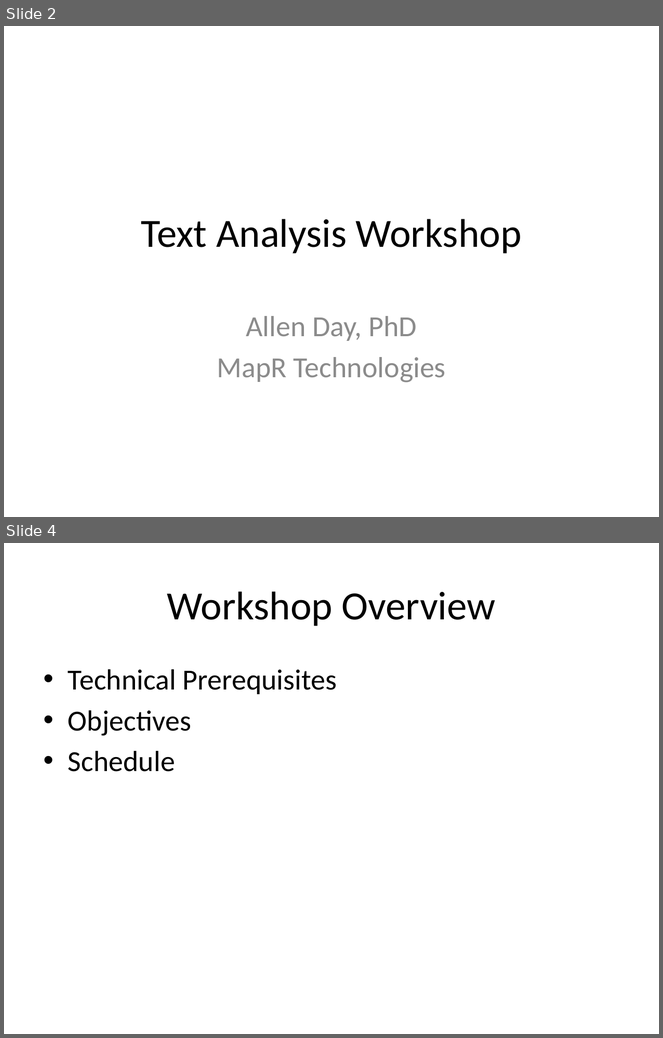
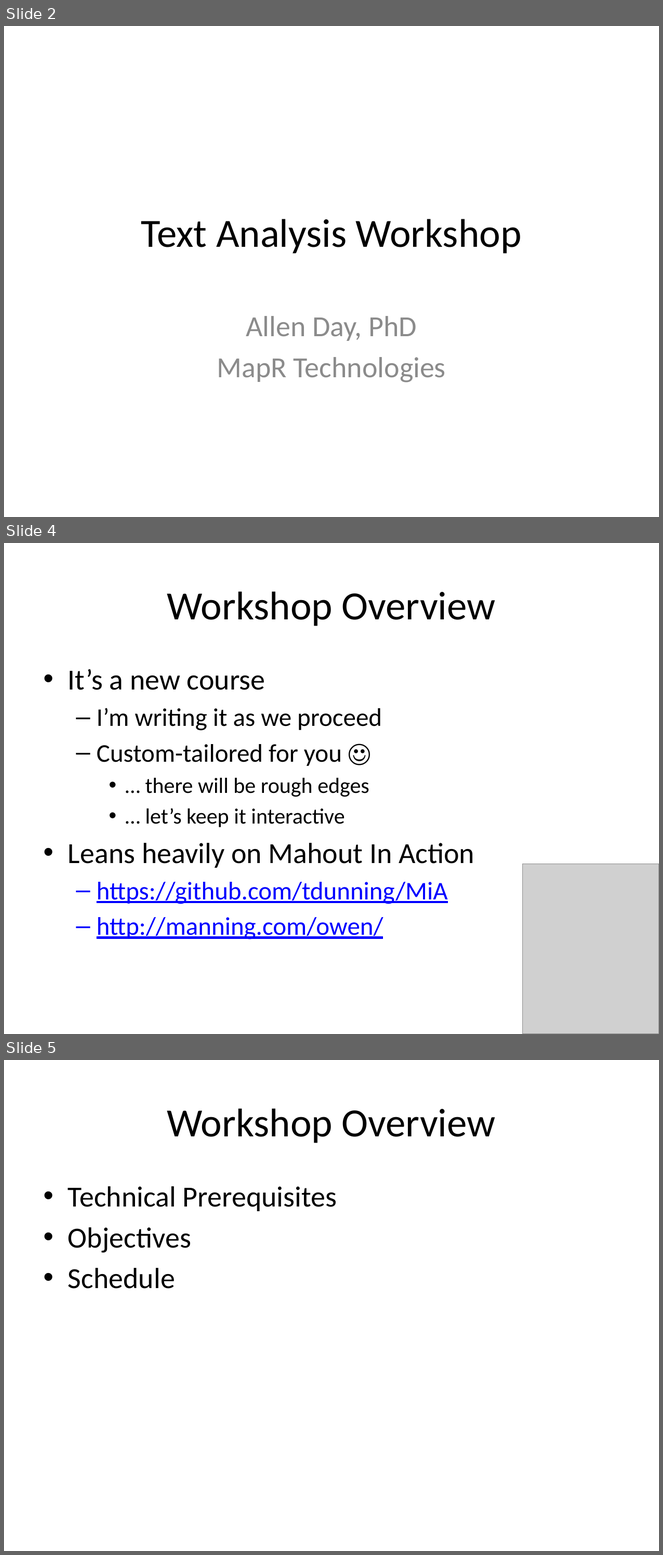
Before and after one commit to allenday/mapr-text-analysis, a slide deck: doc/section1.pptx. Shown one above the other, each under a label of ours: slides 2 and 4 before the commit, slides 2, 4 and 5 after it; the slides between them are not shown. The pictures are 663x1038 and 663x1555 pixels, drawn with LibreOffice and Linux fonts; fonts in the diff are those of the drawing; grey boxes stand for pictures. Boxes give left, top, right and bottom in pixels: in the first picture for what was removed or moved away, otherwise in the second. Text is boxed around its words. In the diff, an @@ line names an element or a change of style, - is before the commit and + after.

```diff
--- a/doc/section1.pptx
+++ b/doc/section1.pptx
@@ slide 4 added at box(4, 543, 659, 1034), background #FFFFFF @@
@@ title added at box(167, 591, 495, 626), 44 pt, text #000000 @@
+Workshop Overview
@@ text added at box(68, 669, 475, 940), 28 pt, text #000000 @@
+• It’s a new course
+  – I’m writing it as we proceed
+  – Custom-tailored for you ☺
+    • … there will be rough edges
+    • … let’s keep it interactive
+• Leans heavily on Mahout In Action
+  – https://github.com/tdunning/MiA
+  – http://manning.com/owen/
@@ picture added at box(523, 864, 659, 1034) @@
@@ what was slide 4 is now slide 5 @@
```
Also in this commit, not shown: 4 slides changed, 6 other slides added, 3 other files.
